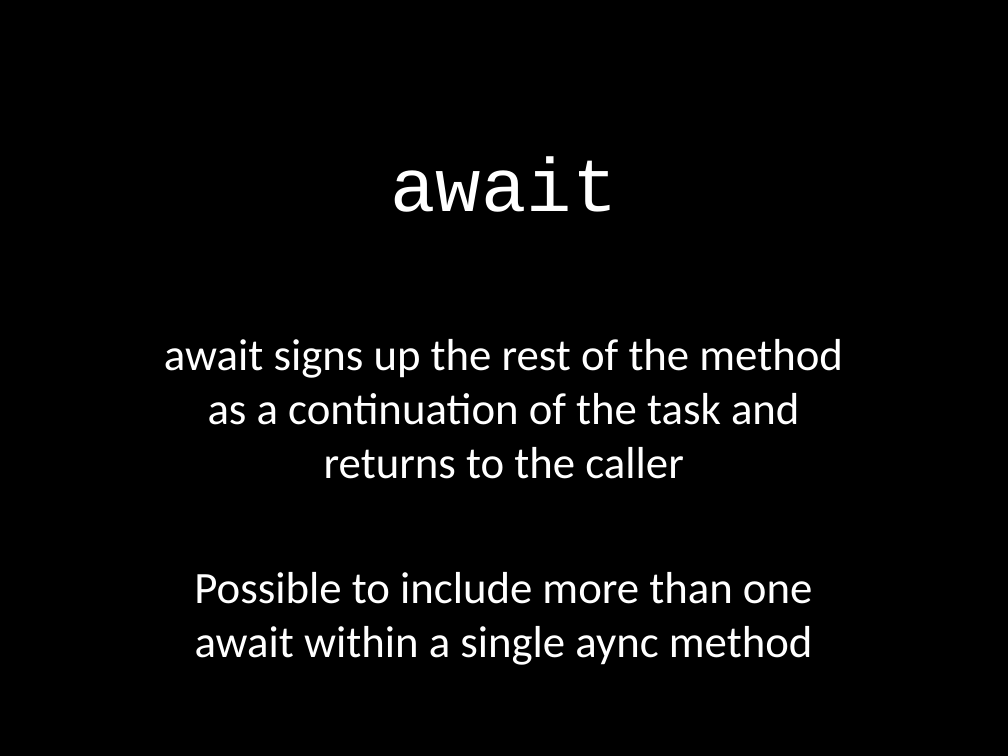
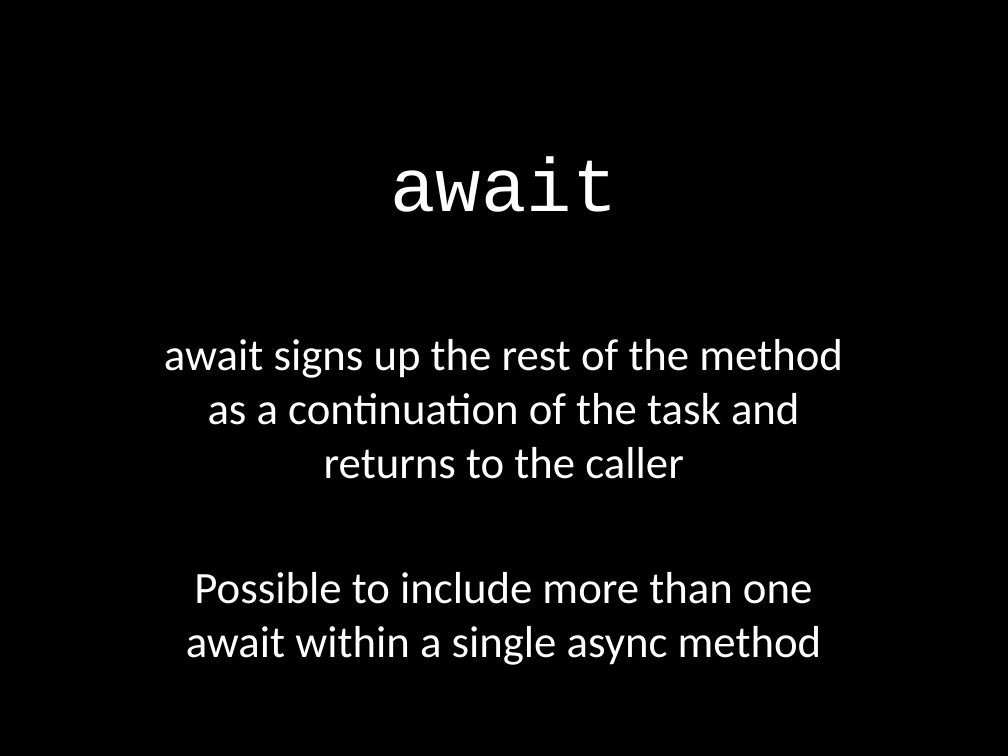
Before and after one commit to westleyl/DDDEastAnglia2013-Async, a slide deck: slide 7 of PowerPoint Presentation/DDDEastAnglia-AsyncPatterns.pptx. Drawn at 1008x756 pixels with LibreOffice and Linux fonts; fonts in the diff are those of the drawing. Boxes give left, top, right and bottom in pixels: in the first picture for what was removed or moved away, otherwise in the second. Text is boxed around its words. In the diff, an @@ line names an element or a change of style, - is before the commit and + after.

Commit message:
Typo 'aync' changed to 'async'

```diff
--- a/PowerPoint Presentation/DDDEastAnglia-AsyncPatterns.pptx
+++ b/PowerPoint Presentation/DDDEastAnglia-AsyncPatterns.pptx
@@ subtitle at [186,572,822,665]: text changed @@
-Possible to include more than one await within a single aync method
+Possible to include more than one await within a single async method
```
